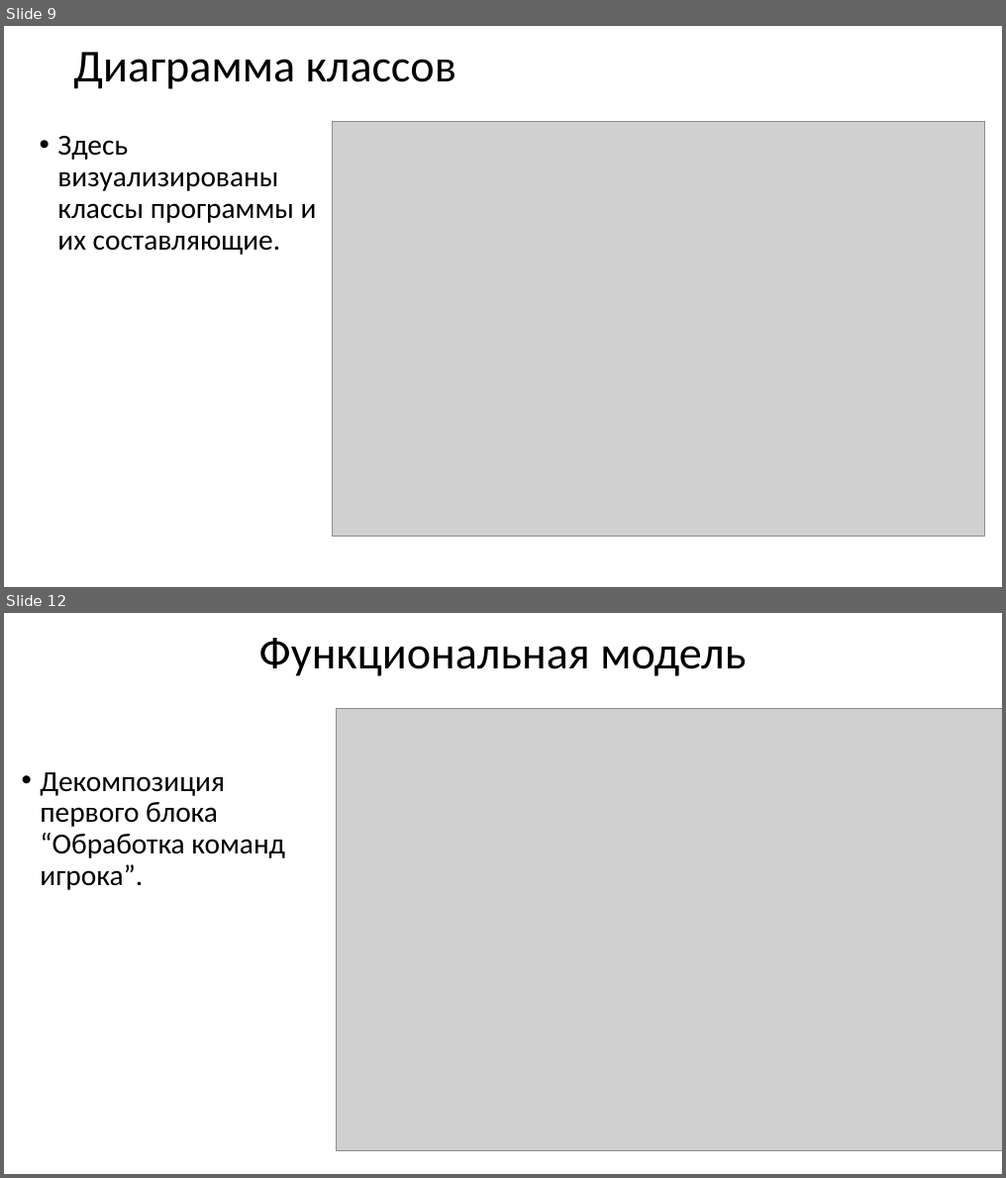
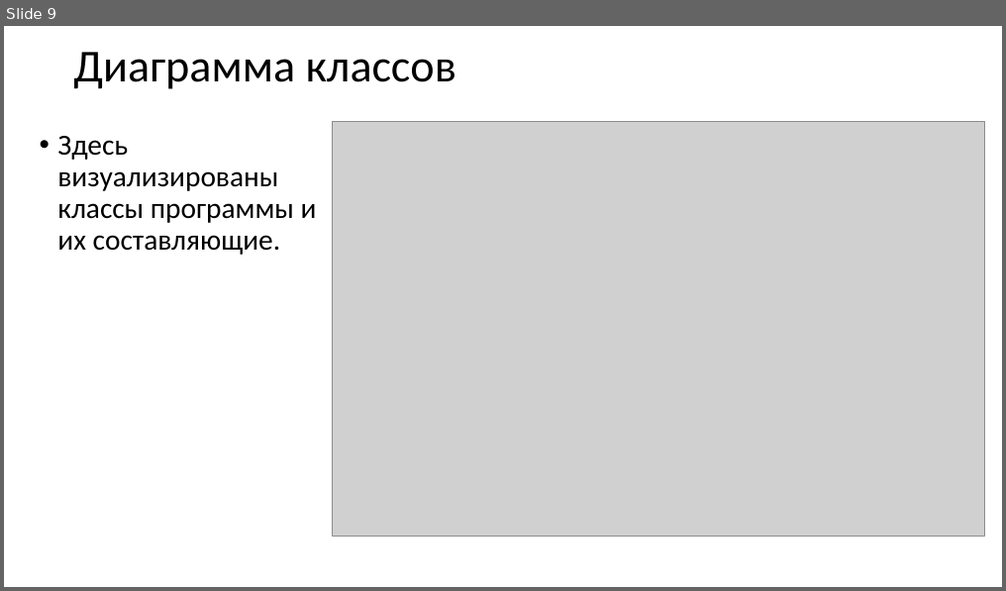
Before and after one commit to Essisten/UnderTheGround, a slide deck: Презентация игры Under The Ground.pptx. Shown one above the other, each under a label of ours: slides 9 and 12 before the commit, slide 9 after it; the slides between them are not shown. The pictures are 1006x1178 and 1006x591 pixels, drawn with LibreOffice and Linux fonts; fonts in the diff are those of the drawing; grey boxes stand for pictures. Boxes give left, top, right and bottom in pixels: in the first picture for what was removed or moved away, otherwise in the second. Text is boxed around its words. In the diff, an @@ line names an element or a change of style, - is before the commit and + after.

```diff
--- a/Презентация игры Under The Ground.pptx
+++ b/Презентация игры Under The Ground.pptx
@@ slide 12 removed at (4,613,1002,1174), background #FFFFFF @@
@@ title removed at (259,638,746,676) @@
-Функциональная модель
@@ picture removed at (337,708,1002,1152) @@
@@ text removed at (40,772,285,890) @@
-• Декомпозиция первого блока “Обработка команд игрока”.
```
Also in this commit, not shown: 2 slides changed, 1 other slide removed, 1 other file.
